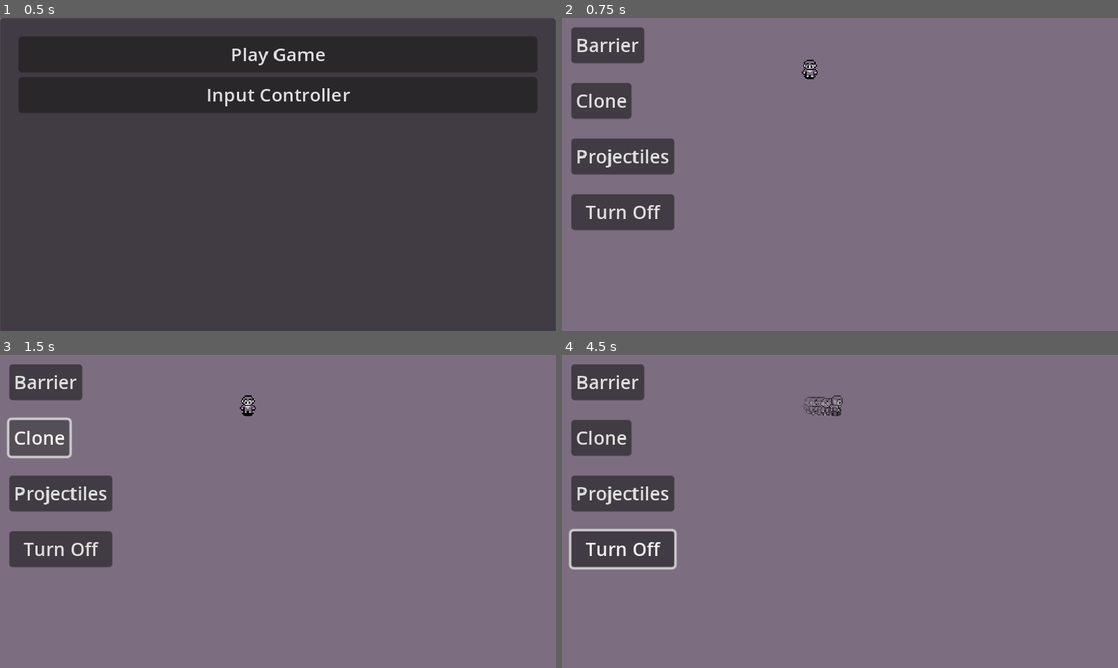
Above: before the commit, frames 1-4 (two rows, left to right).
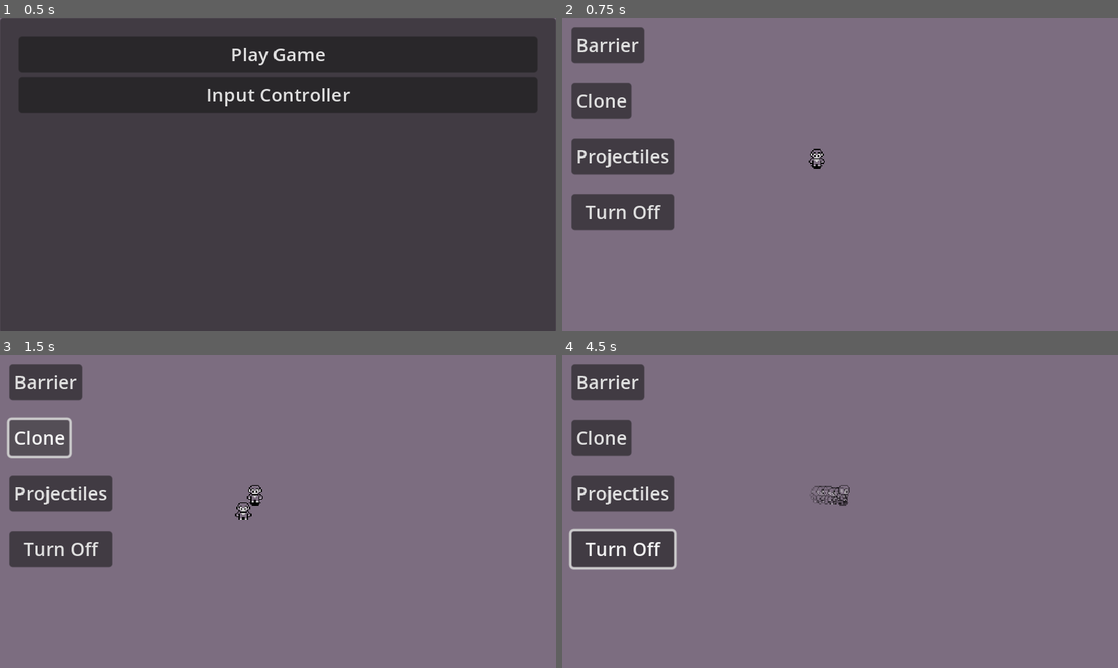
Above: after the commit, the same moments.

Repository: SantiagoBoscan07/Project-Cypher
Game: Godot game, scene res://Scenes/Menu/menu.tscn
Same seed, same stepped clock (60 frames per second), same inputs: the game is played once before the commit and once after it.
Inputs (mouse positions are in pixels of both pictures, inside the frame that each line leads up to):
- Up to frame 1 (0.5 s): no input
- Up to frame 2 (0.75 s): click "Play Game" at 0.5 s
- Up to frame 3 (1.5 s): click "Clone" at 1.25 s
- Up to frame 4 (4.5 s): click "Barrier" at 2 s; click "Projectiles" at 2.75 s; click "Turn Off" at 3.5 s; tap Enter at 4.25 s; move the mouse to (962, 495) at 4.27 s; hold Right (moveRight) from 4.28 s (still down); hold Shift (dash) from 4.28 s (still down); click (962, 495) at 4.42 s

Frame 1 is identical in both runs. In frame 2, 0.2% of the frame differs, in the area x 43-48%, y 13-49%; in frame 3, 0.3%; in frame 4, 0.5%, in the area x 43-52%, y 12-49%.
Error after the commit: Invalid assignment of property or key 'is_invicible' with value of type 'bool' on a base object of type 'Nil'. (res://Scripts/Player/Dash.gd:22)

Commit message:
added clone

Diff:
--- /dev/null
+++ b/project-cypher/Scenes/Player/clones.gd
@@ -0,0 +1,29 @@
+extends Node2D
+@export var cloneTimer: Timer
+@export var clone1: Marker2D
+@export var clone2: Marker2D
+@onready var clone: PackedScene = preload("res://Scenes/Player/playerClone.tscn")
+var cloneObject
+# Called when the node enters the scene tree for the first time.
+func _ready() -> void:
+	Signals.connect("activateClone", cloneActivate)
+
+func cloneActivate():
+	# test print
+	print('hello')
+	# reference two pointers
+	# spawn two clones on those pointers
+	cloneObject = clone.instantiate()
+	cloneObject.position = clone1.global_position
+	get_tree().current_scene.add_child(cloneObject)
+	# start a timer
+	cloneTimer.start()
+# connect when the timer ends, and create a new function
+# those clones dissapear when the timer runs out
+
+
+func _on_clone_timer_timeout() -> void:
+	print('timeout test')
+	cloneTimer.stop()
+
+	cloneObject.queue_free()
--- a/project-cypher/Scenes/Player/player.tscn
+++ b/project-cypher/Scenes/Player/player.tscn
@@ -15,6 +15,7 @@
 [ext_resource type="Script" path="res://Scripts/Player/PositionClamp.gd" id="9_86i7t"]
 [ext_resource type="Script" path="res://Scripts/Player/Dash.gd" id="13_531wn"]
 [ext_resource type="Script" path="res://Scripts/Misc/Health.gd" id="13_u21dx"]
+[ext_resource type="Script" path="res://Scenes/Player/clones.gd" id="15_7nnhk"]
 
 [sub_resource type="AnimationNodeAnimation" id="AnimationNodeAnimation_tr412"]
 animation = &"IdleAnimations/idleDown"
@@ -213,6 +214,12 @@
 [node name="ShootingPosition" type="Marker2D" parent="Body/Markers"]
 position = Vector2(14, 14)
 
+[node name="CloneMarker1" type="Marker2D" parent="Body/Markers"]
+position = Vector2(-10, 14)
+
+[node name="CloneMarker2" type="Marker2D" parent="Body/Markers"]
+position = Vector2(34, 14)
+
 [node name="Areas" type="Node2D" parent="Body"]
 
 [node name="Hitbox" type="Area2D" parent="Body/Areas"]
@@ -294,7 +301,11 @@
 
 [node name="ProjectileSpawner" type="Node2D" parent="Components/Power-Ups"]
 
-[node name="Clones" type="Node2D" parent="Components/Power-Ups"]
+[node name="Clones" type="Node2D" parent="Components/Power-Ups" node_paths=PackedStringArray("cloneTimer", "clone1", "clone2")]
+script = ExtResource("15_7nnhk")
+cloneTimer = NodePath("../../../Timer/CloneTimer")
+clone1 = NodePath("../../../Body/Markers/CloneMarker1")
+clone2 = NodePath("../../../Body/Markers/CloneMarker2")
 
 [node name="Timer" type="Node2D" parent="."]
 
@@ -308,6 +319,9 @@
 
 [node name="DashDuration" type="Timer" parent="Timer"]
 one_shot = true
+
+[node name="CloneTimer" type="Timer" parent="Timer"]
+wait_time = 3.0
 
 [node name="Debug" type="Control" parent="."]
 visible = false
@@ -330,3 +344,4 @@
 [connection signal="timeout" from="Timer/ShootingTimer" to="Components/Moveset/Shoot" method="_on_shooting_timer_timeout"]
 [connection signal="timeout" from="Timer/DashCooldown" to="Components/Moveset/Dash" method="_on_dash_cooldown_timeout"]
 [connection signal="timeout" from="Timer/DashDuration" to="Components/Moveset/Dash" method="_on_dash_duration_timeout"]
+[connection signal="timeout" from="Timer/CloneTimer" to="Components/Power-Ups/Clones" method="_on_clone_timer_timeout"]
--- a/project-cypher/Scenes/Player/playerClone.tscn
+++ b/project-cypher/Scenes/Player/playerClone.tscn
@@ -246,10 +246,9 @@
 script = ExtResource("12_shnpt")
 body = NodePath("../../..")
 
-[node name="Dash" type="Node2D" parent="Components/Moveset" node_paths=PackedStringArray("player", "hurtbox", "dashDuration", "dashCooldown", "dashClones", "sprite")]
+[node name="Dash" type="Node2D" parent="Components/Moveset" node_paths=PackedStringArray("player", "dashDuration", "dashCooldown", "dashClones", "sprite")]
 script = ExtResource("13_gaimh")
 player = NodePath("../../..")
-hurtbox = NodePath("")
 dashDuration = NodePath("../../../Timer/DashDuration")
 dashCooldown = NodePath("../../../Timer/DashCooldown")
 dashClones = NodePath("../../../Body/Particles/DashParticles")
--- a/project-cypher/Scenes/Test/test.tscn
+++ b/project-cypher/Scenes/Test/test.tscn
@@ -6,7 +6,7 @@
 [node name="Test" type="Node2D"]
 
 [node name="Player" parent="." instance=ExtResource("1_bn2ie")]
-position = Vector2(200, 32)
+position = Vector2(206, 109)
 
 [node name="Power-Ups Test" type="Control" parent="."]
 layout_mode = 3
--- a/project-cypher/Scripts/Debug/PowerUpTest.gd
+++ b/project-cypher/Scripts/Debug/PowerUpTest.gd
@@ -6,7 +6,7 @@
 
 # If the button is pressed, the clones will show up
 func _on_clone_pressed() -> void:
-	pass # Replace with function body.
+	Signals.emit_signal("activateClone")
 
 # If the button is pressed, the projectiles will show up
 func _on_projectiles_pressed() -> void:
--- a/project-cypher/Scripts/Globals/Signals.gd
+++ b/project-cypher/Scripts/Globals/Signals.gd
@@ -3,3 +3,5 @@
 
 # Signal used to turn off power-ups
 signal turnOff
+
+signal activateClone
Not shown: 1 places in project-cypher/Scenes/Player/player.tscn that only renumber resources
Not shown: 1 places in project-cypher/Scenes/Player/playerClone.tscn that only renumber resources
